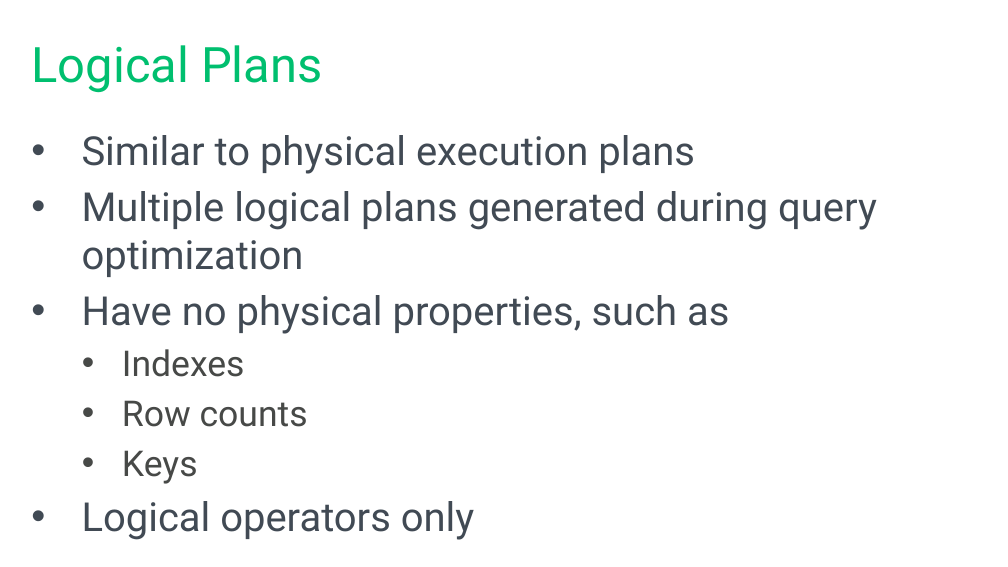
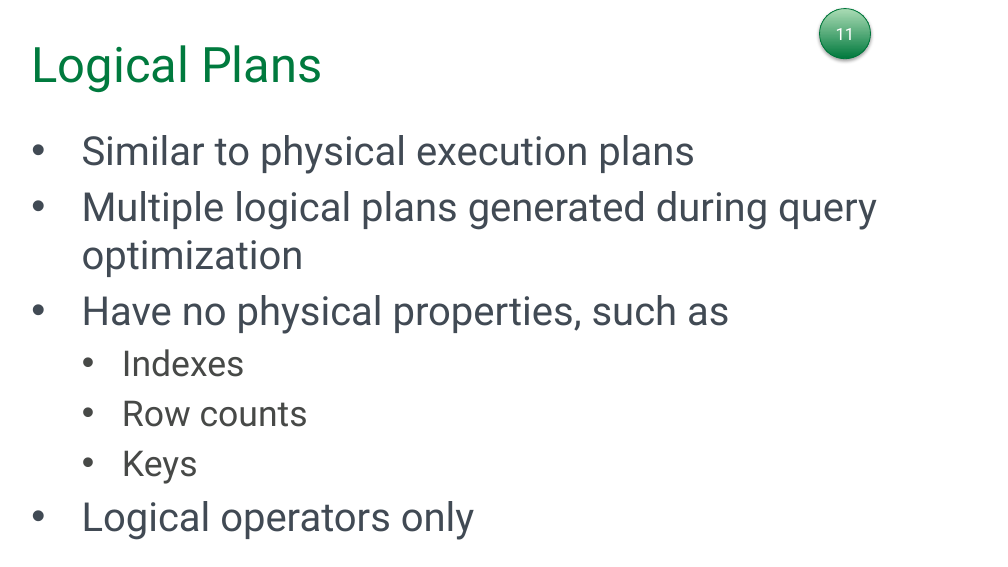
Before and after one commit to tf3604/OptimizerPresentation, a slide deck: slide 33 of Optimizer.pptx (slide 32 before the commit). Drawn at 1008x567 pixels with LibreOffice and Linux fonts; fonts in the diff are those of the drawing; background and template pictures are left out. Boxes give left, top, right and bottom in pixels: in the first picture for what was removed or moved away, otherwise in the second. Text is boxed around its words. In the diff, an @@ line names an element or a change of style, - is before the commit and + after.

```diff
--- a/Optimizer.pptx
+++ b/Optimizer.pptx
@@ ellipse added at box(819, 9, 870, 59), fill gradient #007A3E to #ABDDB6, outline #00773D 0.75 pt, 15.1 pt, text #FFFFFF @@
+11
@@ title "Logical Plans" at box(32, 45, 322, 93): text colour #00BF6F to #007A3E @@
```
Also in this commit, not shown: 62 other slides changed, 1 slide added.
